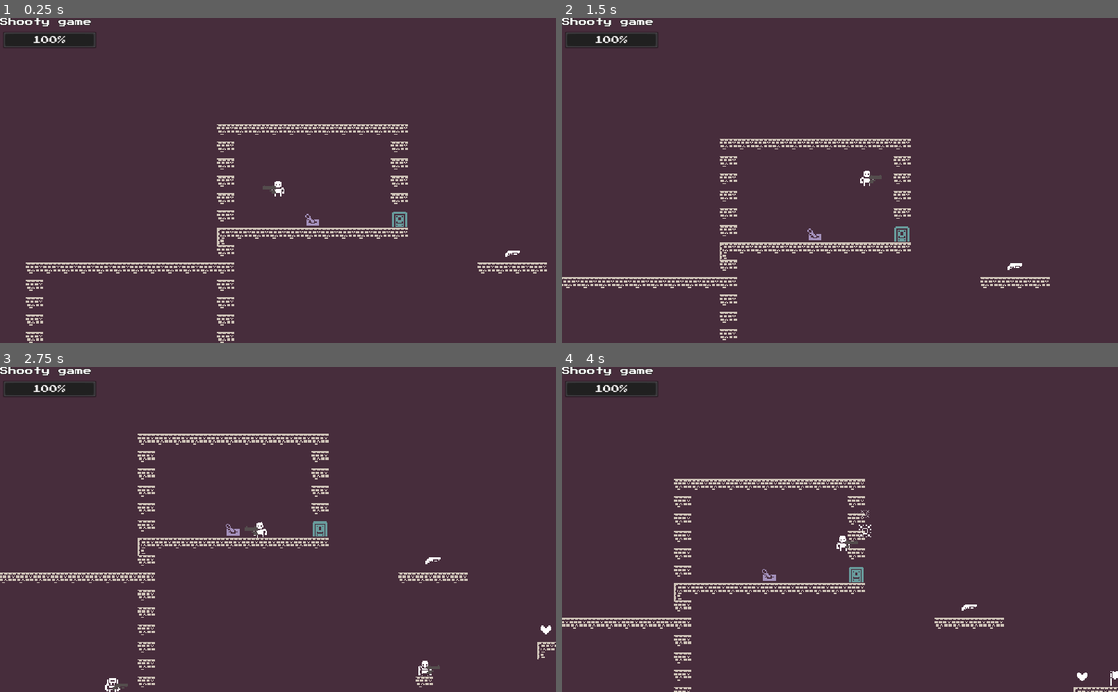
Above: before the commit, frames 1-4 (two rows, left to right).
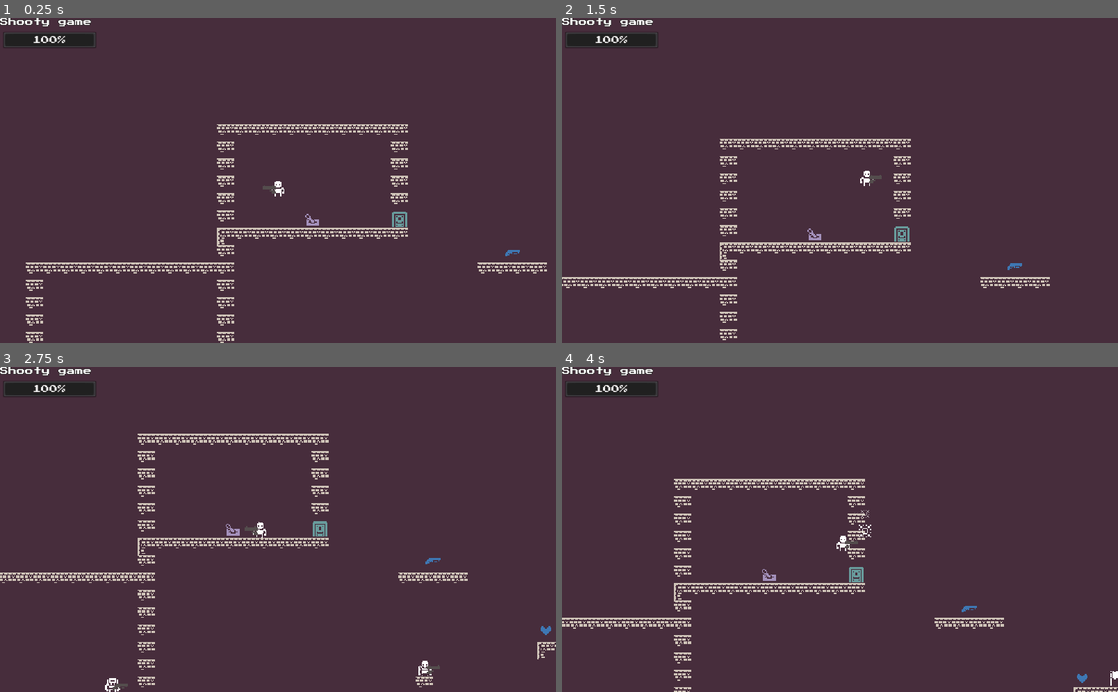
Above: after the commit, the same moments.

Repository: BasicLich/miz-jam-1-entry
Game: Godot game, scene res://Game.tscn
Two runs of this game, one before a commit and one after it. Both use one fixed random seed, a clock stepped at 60 frames per second and the inputs below.
Inputs:
- Up to frame 1 (0.25 s): no input
- Up to frame 2 (1.5 s): tap F at 0.5, 1.25 s; hold S (player_aim_down) 0.53-1.28 s; hold Right (player_right) from 0.53 s (still down); tap Z (player_jump) at 0.77 s; tap W (player_aim_up) at 1.35 s
- Up to frame 3 (2.75 s): tap Z (player_jump) at 1.52 s; tap F at 2 s; release Right (player_right) at 2.03 s; hold Left (player_left) from 2.03 s (still down); tap } (player_next_weapon) at 2.1 s
- Up to frame 4 (4 s): tap F at 2.75, 3.5 s; release Left (player_left) at 2.78 s; hold Right (player_right) from 2.78 s (still down); tap { (player_prev_weapon) at 2.85 s; tap Z (player_jump) at 3.02, 3.77 s; hold X (player_shoot) from 3.53 s (still down)

The runs differ from the first frame. In frame 1, less than 0.1% of the frame differs, in the area x 90-94%, y 71-74%; in frame 2, less than 0.1%; in frame 3, less than 0.1%; in frame 4, 0.1%, in the area x 49-95%, y 51-98%.

Commit message:
Some animations to pickups.

Diff:
--- a/Actor.gd
+++ b/Actor.gd
@@ -49,7 +49,7 @@
 	if not isDead():
 		if movement != Common.STAY and not ap.is_playing():
 			ap.play("Walk")
-		elif movement == Common.STAY and ap.is_playing():
+		elif (movement == Common.STAY or not onFloor) and ap.is_playing():
 			ap.stop()
 
 	vel = vel + GRAVITY * delta
--- a/Pickup.gd
+++ b/Pickup.gd
@@ -11,14 +11,17 @@
 
 	$AnimationPlayer.play("Idle")
 
+func _take():
+	$AnimationPlayer.play("Take")
+
 func _on_Pickup_body_entered(body):
 	if body is Player:
 		if type == Common.PickupType.HEALTH:
 			if body.heal(25):
-				queue_free()
+				_take()
 		elif type == Common.PickupType.SHOTGUN:
 			if body.addWeapon(Weapon.WeaponType.SHOTGUN):
-				queue_free()
+				_take()
 		elif type == Common.PickupType.SUBMACHINE_GUN:
 			if body.addWeapon(Weapon.WeaponType.SUBMACHINE_GUN):
-				queue_free()
+				_take()
--- a/Pickup.tscn
+++ b/Pickup.tscn
@@ -6,7 +6,7 @@
 
 [sub_resource type="Animation" id=1]
 resource_name = "Idle"
-length = 5.0
+length = 2.0
 loop = true
 tracks/0/type = "value"
 tracks/0/path = NodePath("Icon:position")
@@ -15,16 +15,88 @@
 tracks/0/imported = false
 tracks/0/enabled = true
 tracks/0/keys = {
-"times": PoolRealArray( 0, 2.5 ),
+"times": PoolRealArray( 0, 1 ),
 "transitions": PoolRealArray( 1, 1.31951 ),
 "update": 0,
 "values": [ Vector2( 0, 0 ), Vector2( 0, -3 ) ]
+}
+
+[sub_resource type="Animation" id=3]
+resource_name = "Reset"
+length = 0.1
+tracks/0/type = "value"
+tracks/0/path = NodePath("Icon:modulate")
+tracks/0/interp = 1
+tracks/0/loop_wrap = true
+tracks/0/imported = false
+tracks/0/enabled = true
+tracks/0/keys = {
+"times": PoolRealArray( 0 ),
+"transitions": PoolRealArray( 1 ),
+"update": 0,
+"values": [ Color( 0.243137, 0.466667, 0.701961, 1 ) ]
+}
+tracks/1/type = "value"
+tracks/1/path = NodePath("Icon:position")
+tracks/1/interp = 1
+tracks/1/loop_wrap = true
+tracks/1/imported = false
+tracks/1/enabled = true
+tracks/1/keys = {
+"times": PoolRealArray( 0 ),
+"transitions": PoolRealArray( 1 ),
+"update": 0,
+"values": [ Vector2( 0.374573, 0 ) ]
+}
+
+[sub_resource type="Animation" id=2]
+resource_name = "Take"
+tracks/0/type = "value"
+tracks/0/path = NodePath("Icon:modulate")
+tracks/0/interp = 1
+tracks/0/loop_wrap = true
+tracks/0/imported = false
+tracks/0/enabled = true
+tracks/0/keys = {
+"times": PoolRealArray( 0, 1 ),
+"transitions": PoolRealArray( 1, 1 ),
+"update": 0,
+"values": [ Color( 0.243137, 0.466667, 0.701961, 1 ), Color( 0.94902, 0.956863, 0.964706, 0 ) ]
+}
+tracks/1/type = "value"
+tracks/1/path = NodePath("Icon:position")
+tracks/1/interp = 1
+tracks/1/loop_wrap = true
+tracks/1/imported = false
+tracks/1/enabled = true
+tracks/1/keys = {
+"times": PoolRealArray( 0, 1 ),
+"transitions": PoolRealArray( 1, 1 ),
+"update": 0,
+"values": [ Vector2( 0.374573, 0 ), Vector2( 0.374573, -16.4814 ) ]
+}
+tracks/2/type = "method"
+tracks/2/path = NodePath(".")
+tracks/2/interp = 1
+tracks/2/loop_wrap = true
+tracks/2/imported = false
+tracks/2/enabled = true
+tracks/2/keys = {
+"times": PoolRealArray( 1 ),
+"transitions": PoolRealArray( 1 ),
+"values": [ {
+"args": [  ],
+"method": "queue_free"
+} ]
 }
 
 [node name="Pickup" type="Area2D"]
 script = ExtResource( 1 )
 
 [node name="Icon" type="Node2D" parent="."]
+modulate = Color( 0.243137, 0.466667, 0.701961, 1 )
+position = Vector2( 0.374573, 0 )
+z_index = 10
 
 [node name="Health" type="Sprite" parent="Icon"]
 texture = ExtResource( 3 )
@@ -46,4 +118,6 @@
 
 [node name="AnimationPlayer" type="AnimationPlayer" parent="."]
 anims/Idle = SubResource( 1 )
+anims/Reset = SubResource( 3 )
+anims/Take = SubResource( 2 )
 [connection signal="body_entered" from="." to="." method="_on_Pickup_body_entered"]
Not shown: 1 places in Pickup.tscn that only renumber resources
